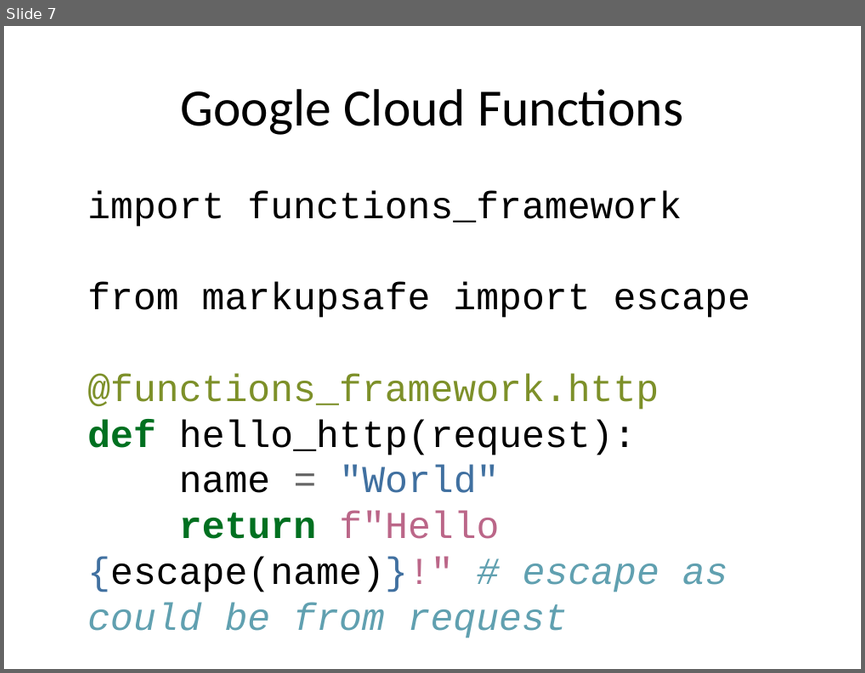
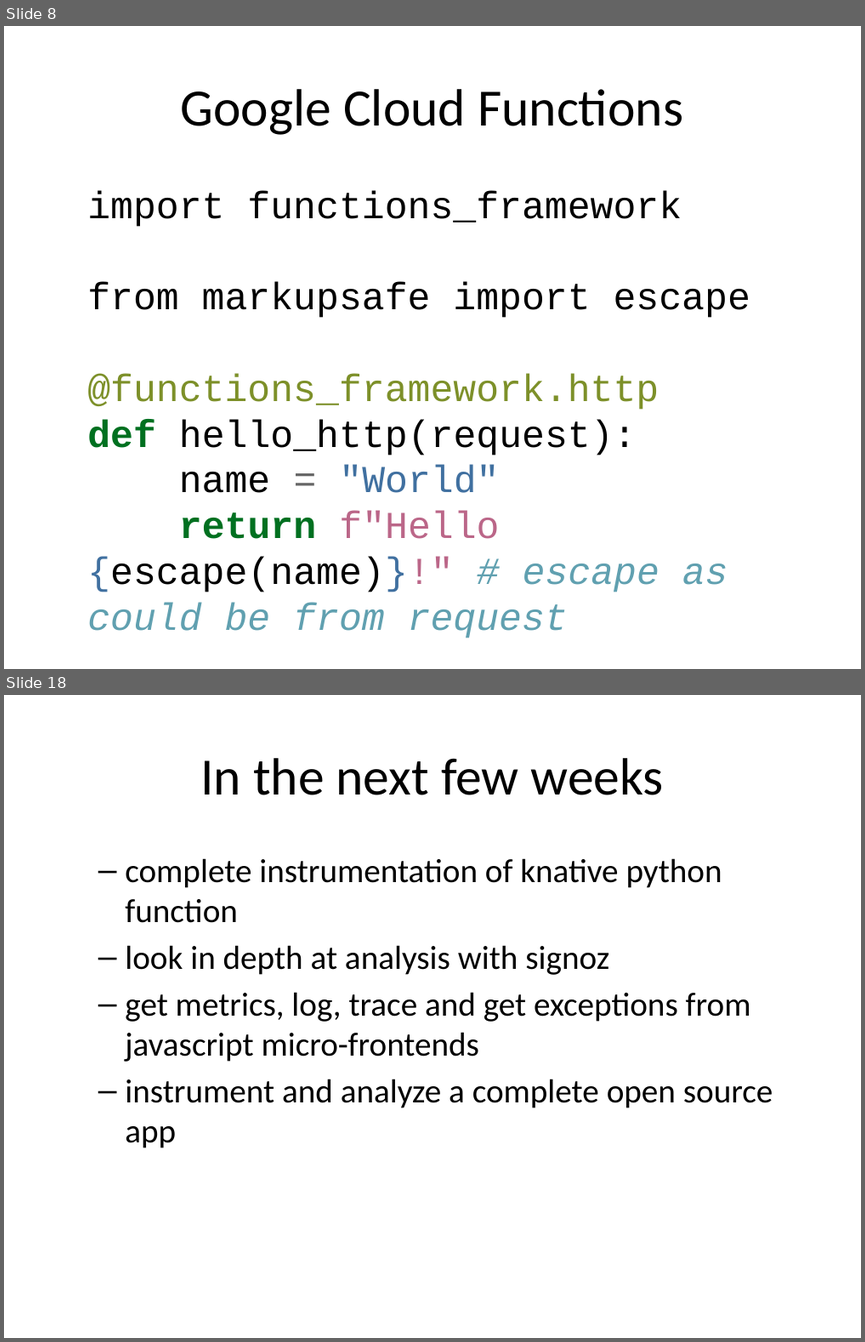
Before and after one commit to rhildred/INFO8985, a slide deck: microservice_instrumenting/slides.pptx. Shown one above the other, each under a label of ours: slide 7 before the commit, slides 8 and 18 after it; the slides between them are not shown. The pictures are 865x673 and 865x1342 pixels, drawn with LibreOffice and Linux fonts; fonts in the diff are those of the drawing. Boxes give left, top, right and bottom in pixels: in the first picture for what was removed or moved away, otherwise in the second. Text is boxed around its words. In the diff, an @@ line names an element or a change of style, - is before the commit and + after.

```diff
--- a/microservice_instrumenting/slides.pptx
+++ b/microservice_instrumenting/slides.pptx
@@ slide 18 added at [4,695,861,1338], background #FFFFFF @@
@@ title added at [200,758,664,795], 44 pt, text #000000 @@
+In the next few weeks
@@ text added at [125,858,773,1148], 28 pt, text #000000 @@
+  – complete instrumentation of knative python function
+  – look in depth at analysis with signoz
+  – get metrics, log, trace and get exceptions from javascript micro-frontends
+  – instrument and analyze a complete open source app
@@ what was slide 7 is now slide 8 @@
```
Also in this commit, not shown: 3 slides changed, 9 other slides added, 13 other files.
